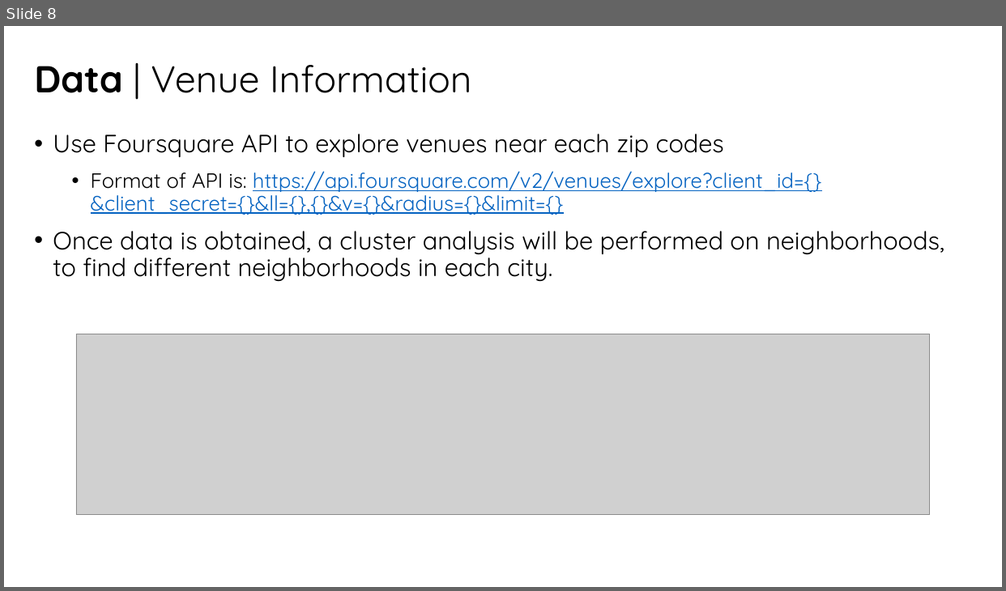
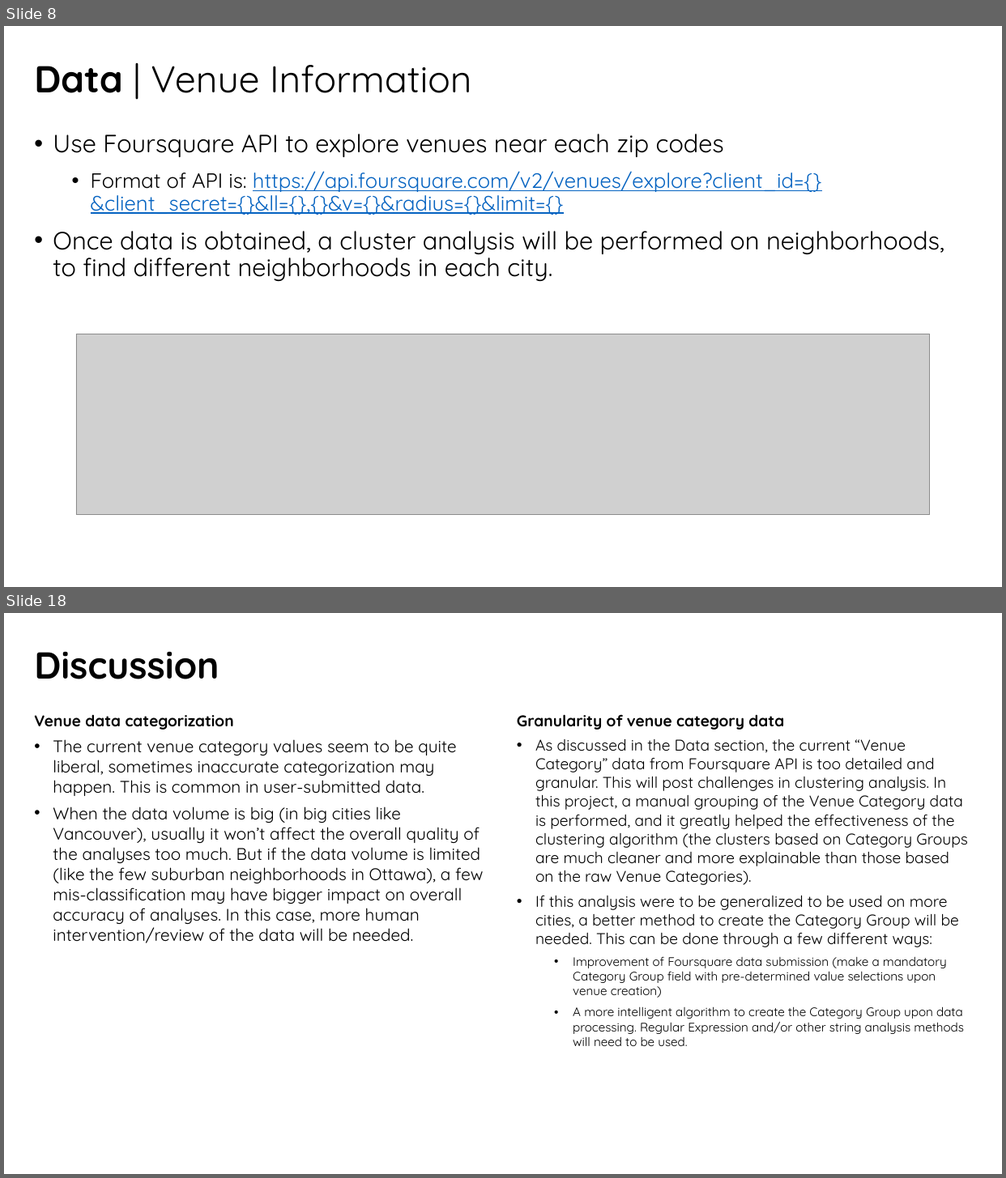
Before and after one commit to audrey-wj/Coursera_Capstone, a slide deck: Battle of Neighborhoods/Coursera Capstone_Battle of Neighborhoods.pptx. Shown one above the other, each under a label of ours: slide 8 before the commit, slides 8 and 18 after it; the slides between them are not shown. The pictures are 1006x591 and 1006x1178 pixels, drawn with LibreOffice and Linux fonts; fonts in the diff are those of the drawing; grey boxes stand for pictures. Boxes give left, top, right and bottom in pixels: in the first picture for what was removed or moved away, otherwise in the second. Text is boxed around its words. In the diff, an @@ line names an element or a change of style, - is before the commit and + after.

```diff
--- a/Battle of Neighborhoods/Coursera Capstone_Battle of Neighborhoods.pptx
+++ b/Battle of Neighborhoods/Coursera Capstone_Battle of Neighborhoods.pptx
@@ slide 18 added at [4, 613, 1002, 1174], background #FFFFFF @@
@@ title added at [34, 651, 219, 679], 36 pt, text #000000, bold @@
+Discussion
@@ text added at [34, 715, 484, 943], 16.2 pt, text #000000 @@
+Venue data categorization
+• The current venue category values seem to be quite liberal, sometimes inaccurate categorization may happen. This is common in user-submitted data.
+• When the data volume is big (in big cities like Vancouver), usually it won’t affect the overall quality of the analyses too much. But if the data volume is limited (like the few suburban neighborhoods in Ottawa), a few mis-classification may have bigger impact on overall accuracy of analyses. In this case, more human intervention/review of the data will be needed.
@@ text added at [517, 714, 967, 1046], 15 pt, text #000000 @@
+Granularity of venue category data
+• As discussed in the Data section, the current “Venue Category” data from Foursquare API is too detailed and granular. This will post challenges in clustering analysis. In this project, a manual grouping of the Venue Category data is performed, and it greatly helped the effectiveness of the clustering algorithm (the clusters based on Category Groups are much cleaner and more explainable than those based on the raw Venue Categories).
+• If this analysis were to be generalized to be used on more cities, a better method to create the Category Group will be needed. This can be done through a few different ways:
+  • Improvement of Foursquare data submission (make a mandatory Category Group field with pre-determined value selections upon venue creation)
+  • A more intelligent algorithm to create the Category Group upon data processing. Regular Expression and/or other string analysis methods will need to be used.
```
Also in this commit, not shown: 1 slide changed, 10 other slides added, 1 slide removed, 1 other file.
